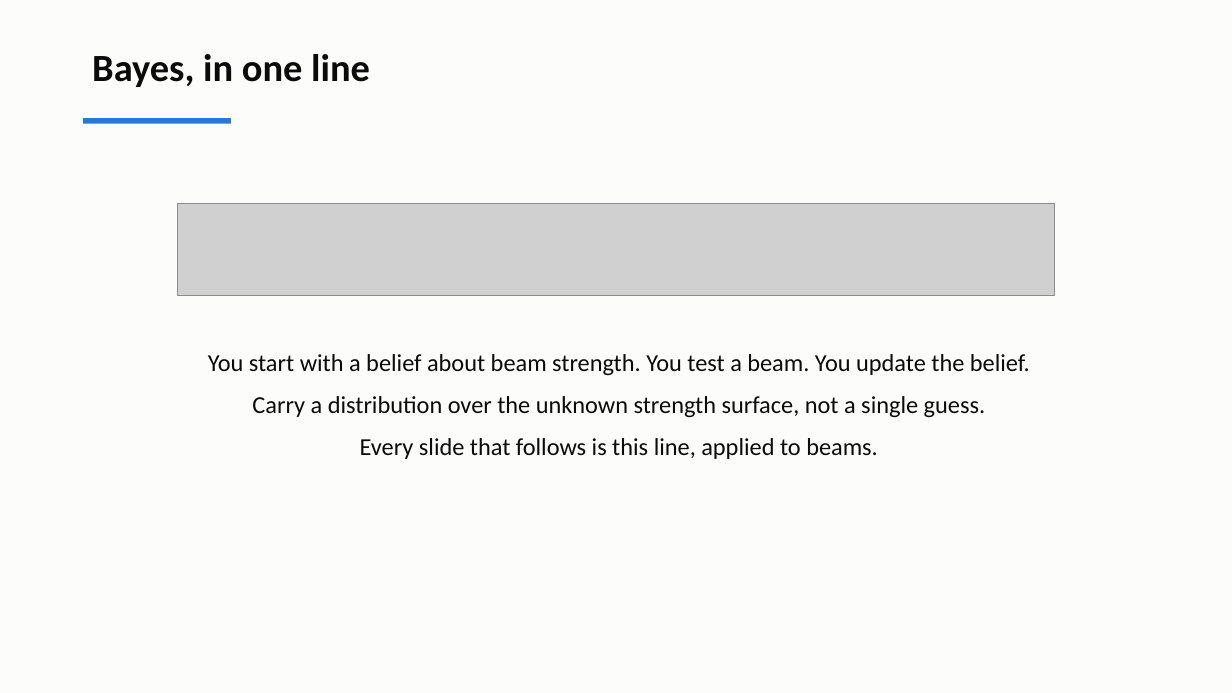
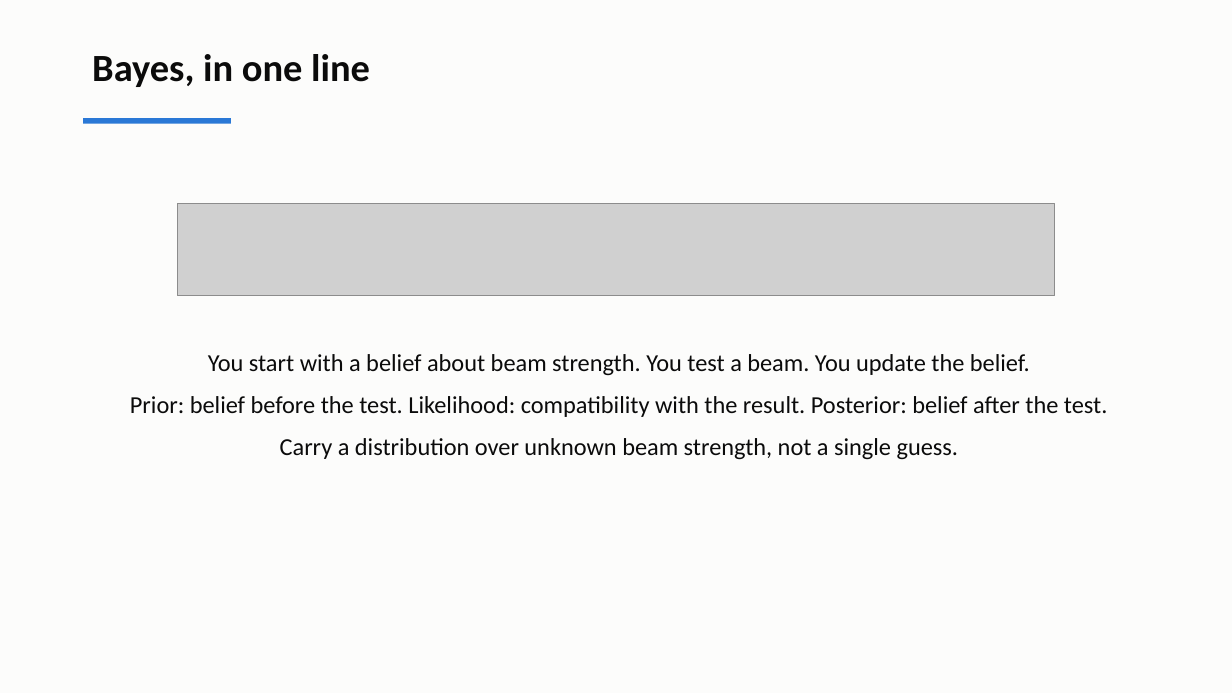
Before and after one commit to andrewvoss8-boop/core-me-data-science-activities-public, a slide deck: slide 4 of me323/Module1_drafts/ME323_Module1_Lecture2.pptx. Drawn at 1232x693 pixels with LibreOffice and Linux fonts; fonts in the diff are those of the drawing; grey boxes stand for pictures. Boxes give left, top, right and bottom in pixels: in the first picture for what was removed or moved away, otherwise in the second. Text is boxed around its words. In the diff, an @@ line names an element or a change of style, - is before the commit and + after.

```diff
--- a/me323/Module1_drafts/ME323_Module1_Lecture2.pptx
+++ b/me323/Module1_drafts/ME323_Module1_Lecture2.pptx
@@ text at box(130, 396, 1108, 460): text changed @@
-Carry a distribution over the unknown strength surface, not a single guess.
-Every slide that follows is this line, applied to beams.
+Prior: belief before the test. Likelihood: compatibility with the result. Posterior: belief after the test.
+Carry a distribution over unknown beam strength, not a single guess.
```
Also in this commit, not shown: 10 other slides changed, 6 slides added, 5 slides removed, 9 other files.
